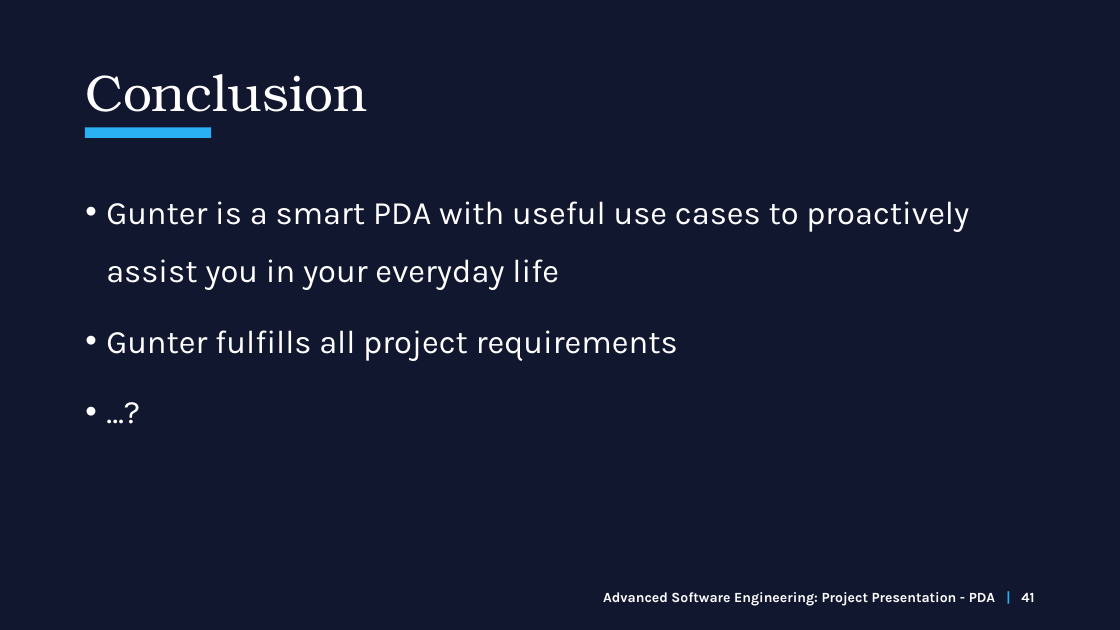
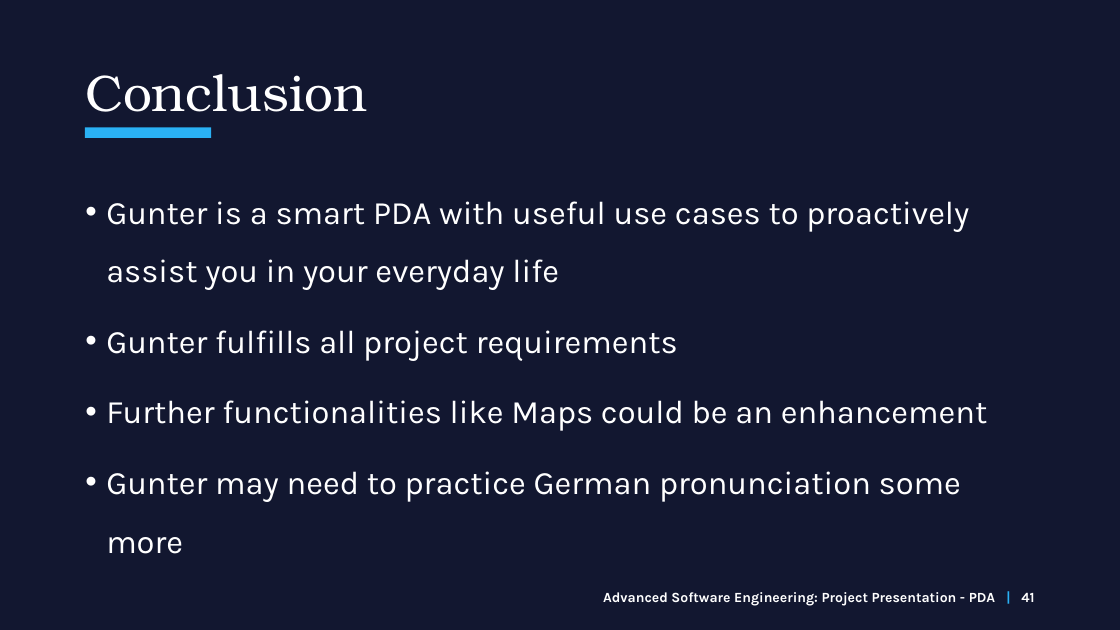
Before and after one commit to dhbw-stg-tinf17a/ICC-Pr-sentation, a slide deck: slide 41 of Presentation/ASE_Gunter.pptx. Drawn at 1120x630 pixels with LibreOffice and Linux fonts; fonts in the diff are those of the drawing. Boxes give left, top, right and bottom in pixels: in the first picture for what was removed or moved away, otherwise in the second. Text is boxed around its words. In the diff, an @@ line names an element or a change of style, - is before the commit and + after.

```diff
--- a/Presentation/ASE_Gunter.pptx
+++ b/Presentation/ASE_Gunter.pptx
@@ text at [106, 400, 988, 554]: text changed @@
-• …?
+• Further functionalities like Maps could be an enhancement
+• Gunter may need to practice German pronunciation some more
```
Also in this commit, not shown: 7 other slides changed, 1 slide added, 1 slide removed.
